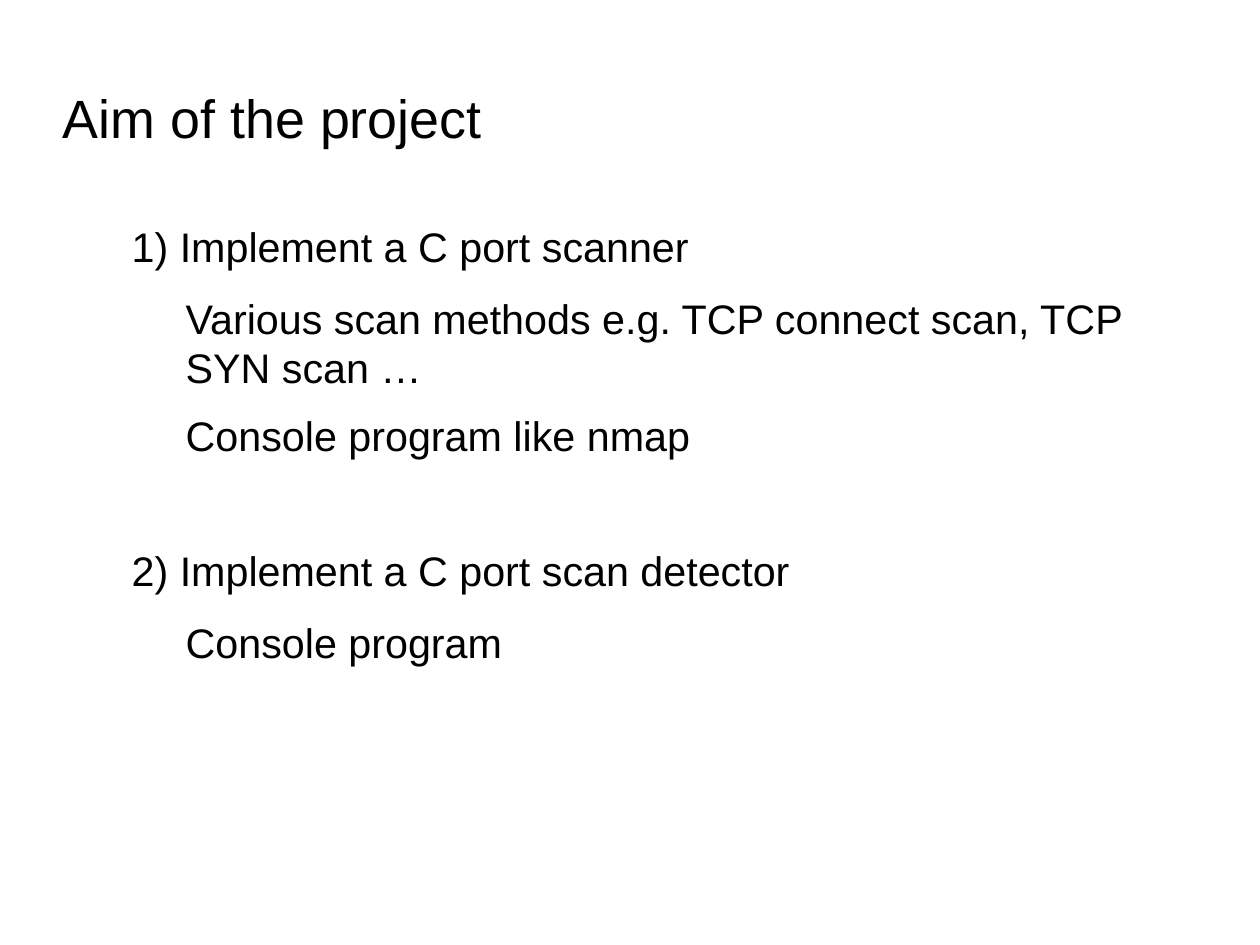
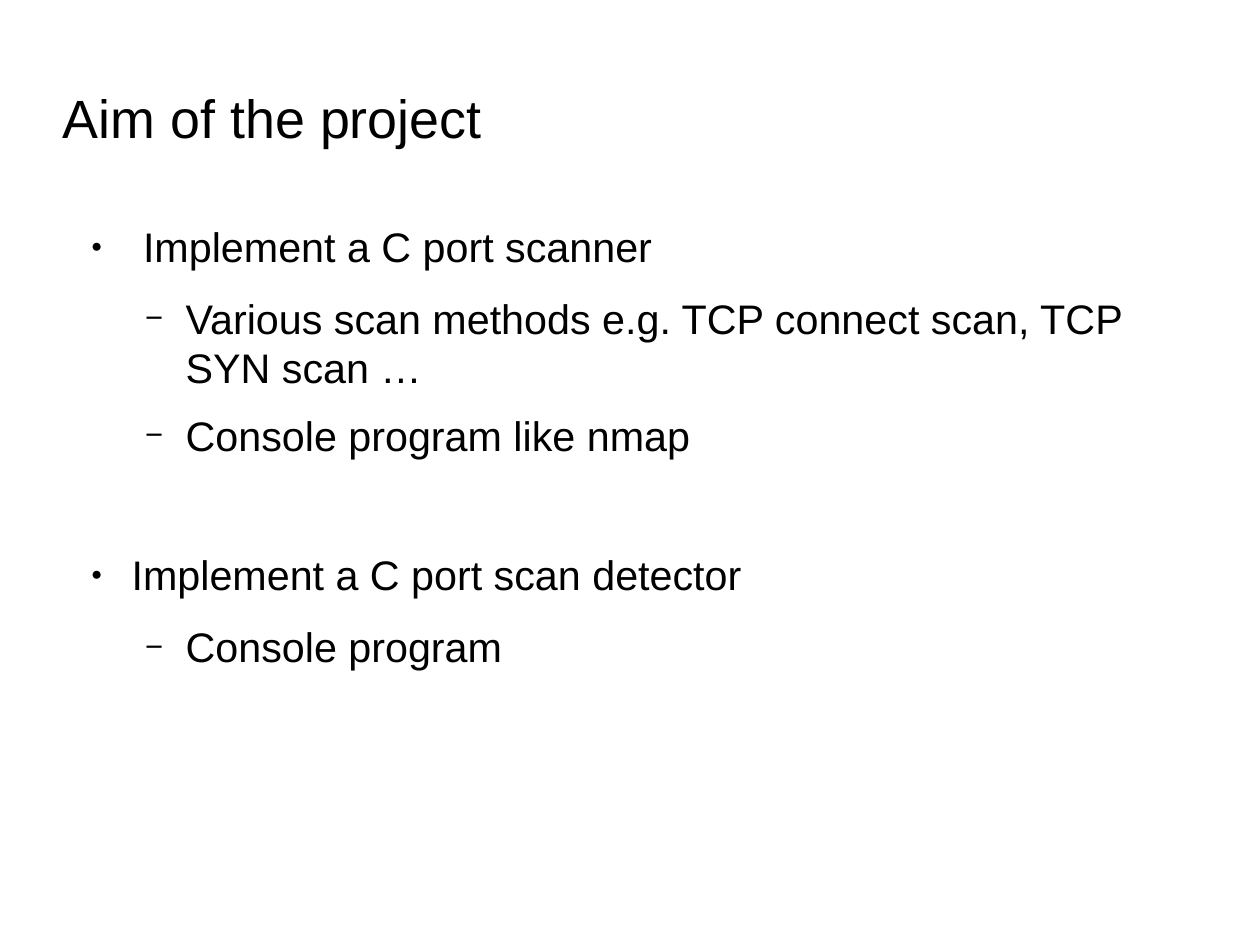
Before and after one commit to herrBez/PortScanner, a slide deck: slide 2 of slides/presentation.odp. Drawn at 1260x945 pixels with LibreOffice and Linux fonts; fonts in the diff are those of the drawing; background and template pictures are left out. Boxes give left, top, right and bottom in pixels: in the first picture for what was removed or moved away, otherwise in the second. Text is boxed around its words. In the diff, an @@ line names an element or a change of style, - is before the commit and + after.

```diff
--- a/slides/presentation.odp
+++ b/slides/presentation.odp
@@ text at (143, 232, 652, 270): text changed @@
-1) Implement a C port scanner
+● Implement a C port scanner
@@ text at (186, 304, 1123, 671): bullet none to − @@
@@ text at (132, 560, 741, 599): text changed @@
-2) Implement a C port scan detector
+● Implement a C port scan detector
```
Also in this commit, not shown: 3 other slides changed, 1 slide added, 1 slide removed.
